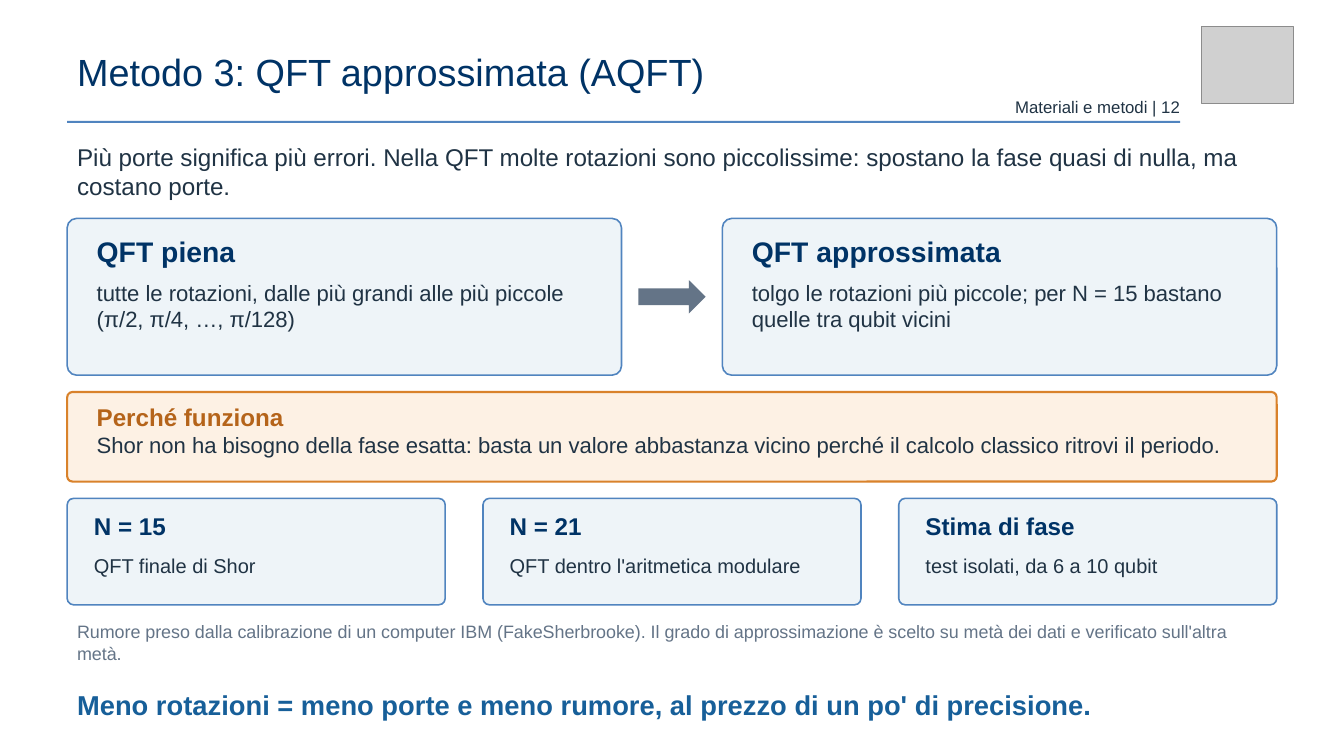
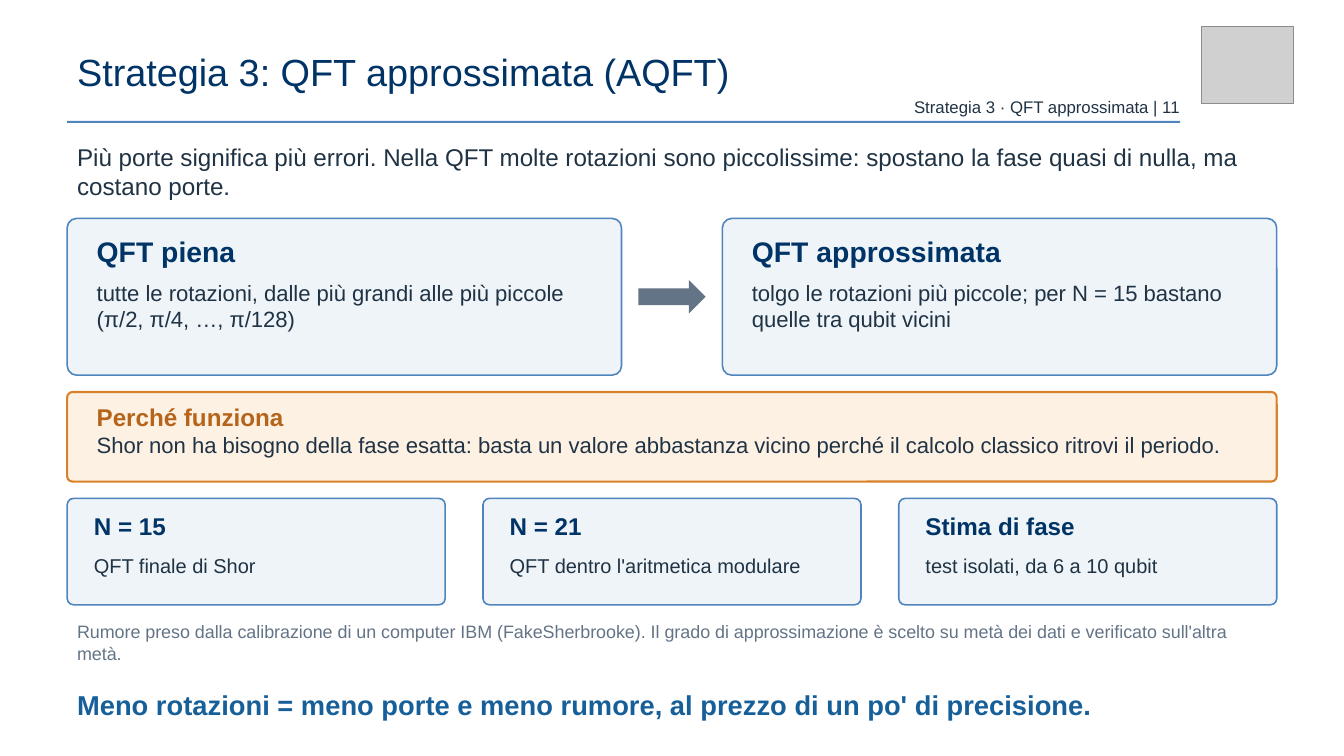
Before and after one commit to claudio-dragotta/shor-nisq-qec-thesis, a slide deck: slide 11 of presentazione/Dragotta Claudio - VERSIONE AGGIORNATA.pptx (slide 12 before the commit). Drawn at 1344x756 pixels with LibreOffice and Linux fonts; fonts in the diff are those of the drawing; grey boxes stand for pictures. Boxes give left, top, right and bottom in pixels: in the first picture for what was removed or moved away, otherwise in the second. Text is boxed around its words. In the diff, an @@ line names an element or a change of style, - is before the commit and + after.

```diff
--- a/presentazione/Dragotta Claudio - VERSIONE AGGIORNATA.pptx
+++ b/presentazione/Dragotta Claudio - VERSIONE AGGIORNATA.pptx
@@ text at (77, 58, 730, 94): text changed @@
-Metodo 3: QFT approssimata (AQFT)
+Strategia 3: QFT approssimata (AQFT)
@@ text at (914, 101, 1179, 117): text changed @@
-Materiali e metodi | 12
+Strategia 3 · QFT approssimata | 11
```
Also in this commit, not shown: 12 other slides changed, 7 slides removed, 29 other files.
